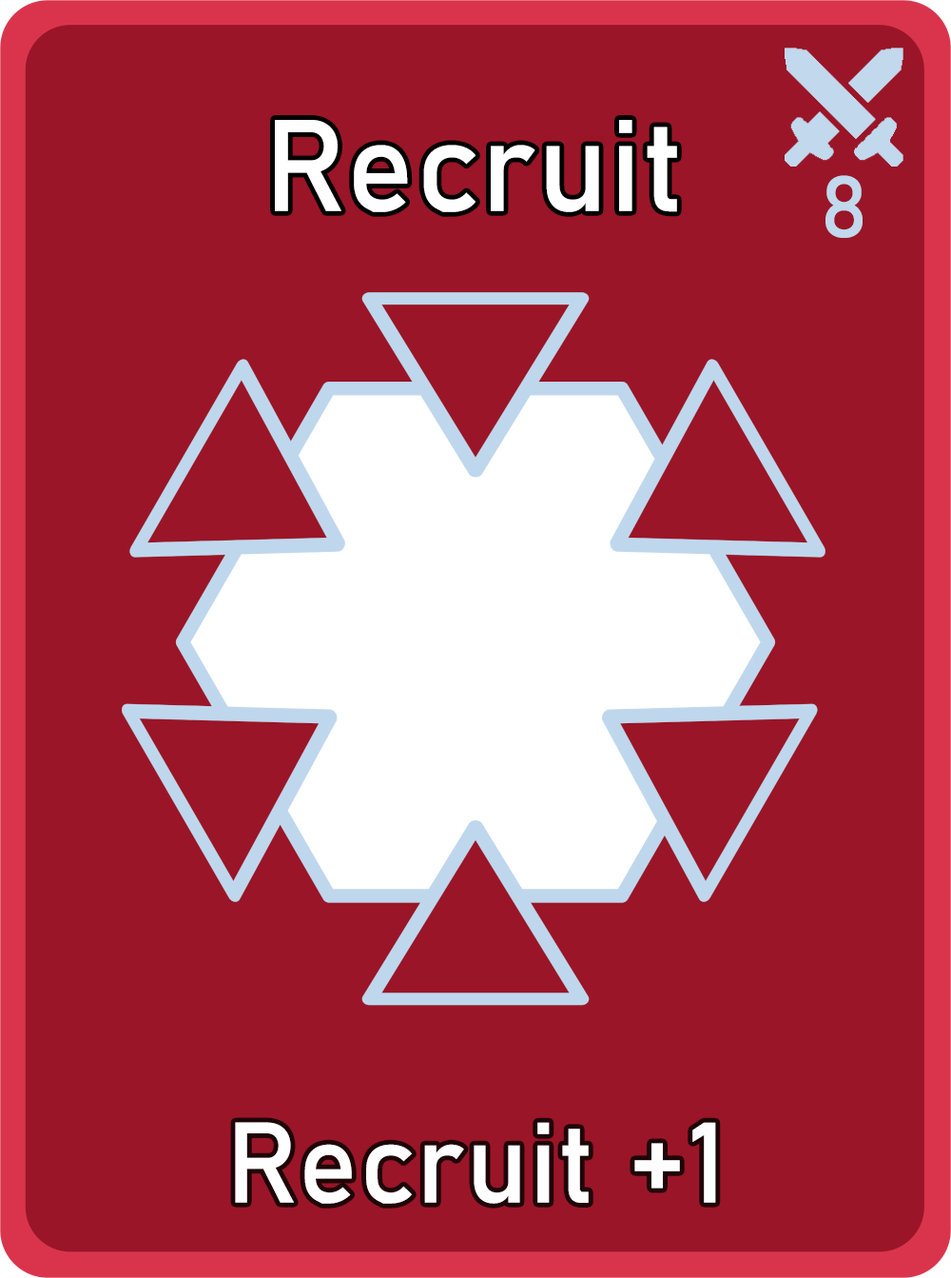
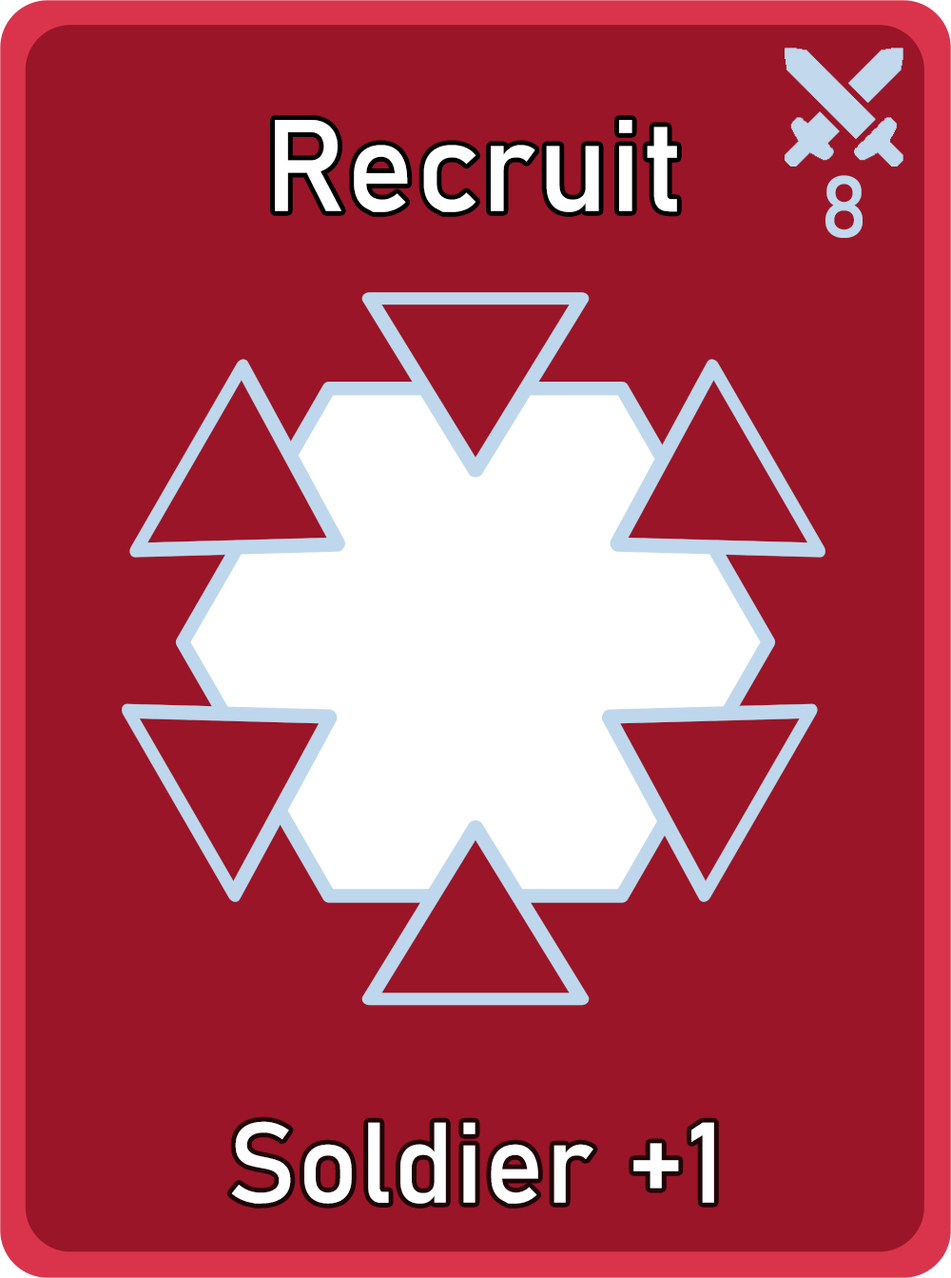
The second 951×1278 image is a revision of the first. Changes to its layers:
painted on "Description - Red" over [231, 1120, 717, 1204]
